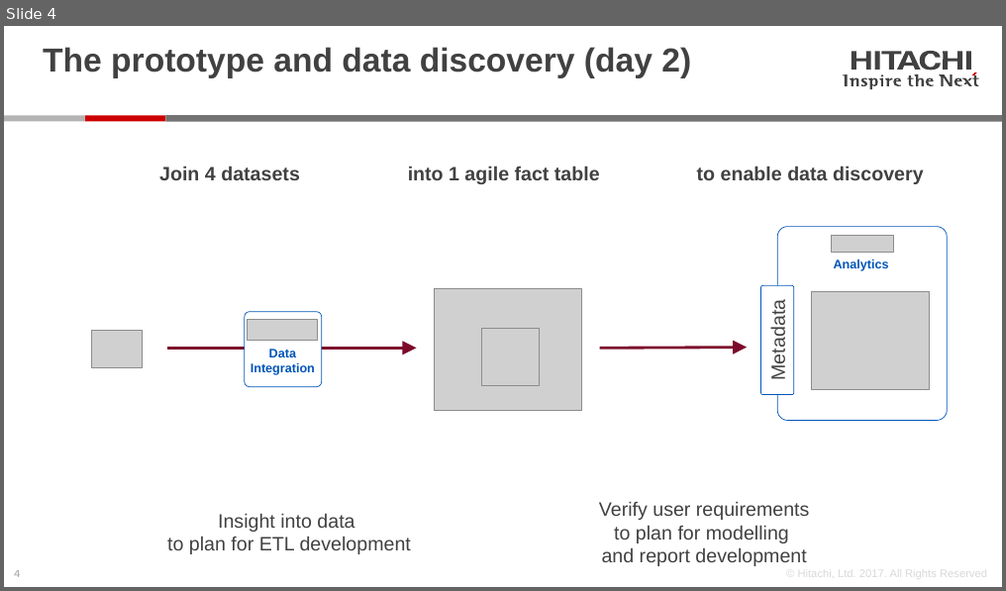
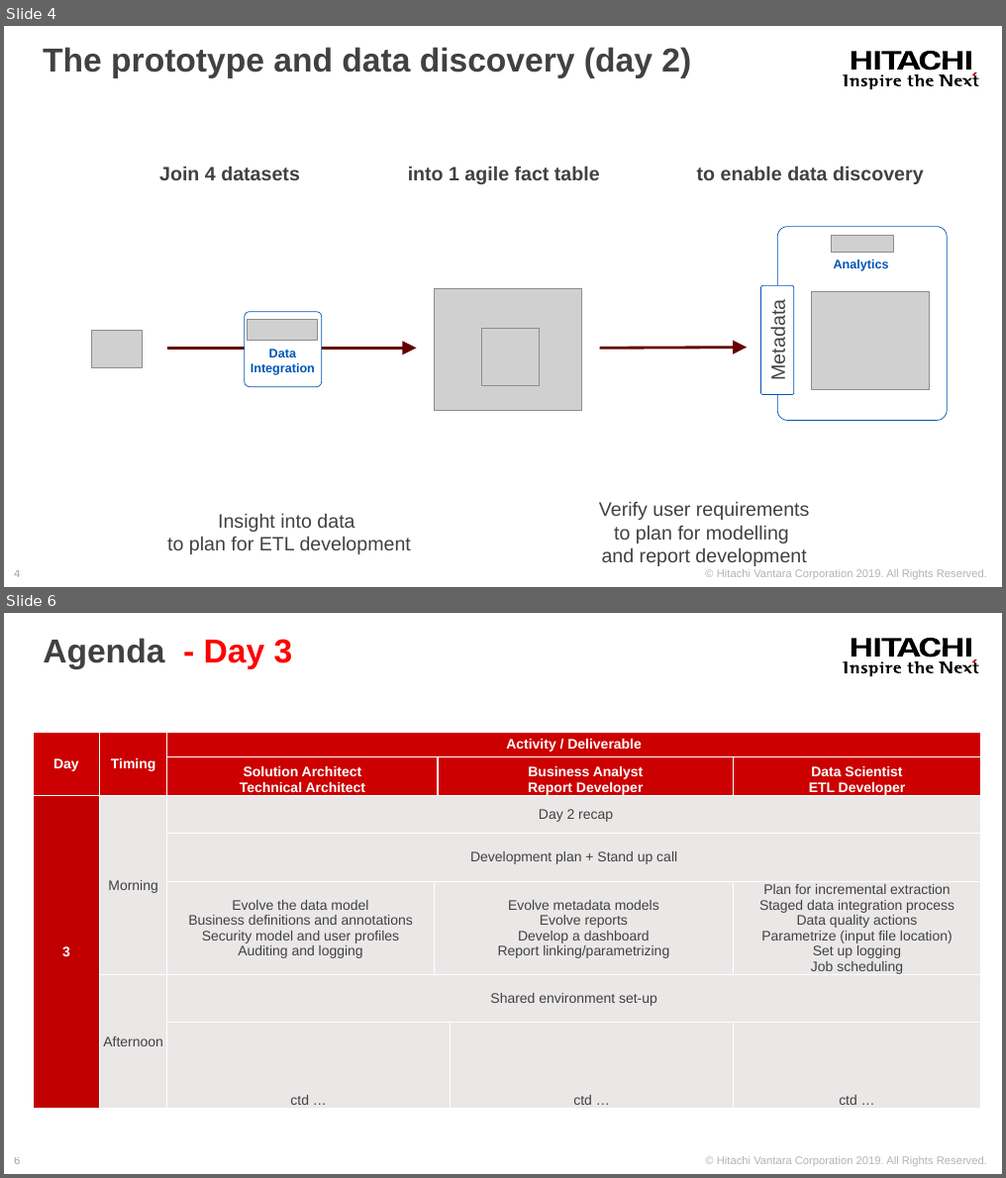
Before and after one commit to jporeilly/Partner-Workshop, a slide deck: Day3/Presentation/Hitachi Vantara - Pentaho Partner - Day 3.pptx. Shown one above the other, each under a label of ours: slide 4 before the commit, slides 4 and 6 after it; the slides between them are not shown. The pictures are 1006x591 and 1006x1178 pixels, drawn with LibreOffice and Linux fonts; fonts in the diff are those of the drawing; grey boxes stand for pictures. Boxes give left, top, right and bottom in pixels: in the first picture for what was removed or moved away, otherwise in the second. Text is boxed around its words. In the diff, an @@ line names an element or a change of style, - is before the commit and + after.

```diff
--- a/Day3/Presentation/Hitachi Vantara - Pentaho Partner - Day 3.pptx
+++ b/Day3/Presentation/Hitachi Vantara - Pentaho Partner - Day 3.pptx
@@ slide 6 added at (x1=4, y1=613, x2=1002, y2=1174), background #FFFFFF; not listed: 28 template elements that a slide beside it also shows @@
@@ title added at (x1=43, y1=638, x2=293, y2=669), 24 pt, text #414141, bold @@
+Agenda - Day 3
@@ table added at (x1=33, y1=732, x2=982, y2=1116), 7 rows, 7 columns @@
+Day | Timing | Activity / Deliverable |  |  |  | 
+ |  | Solution Architect / Technical Architect |  | Business Analyst / Report Developer |  | Data Scientist / ETL Developer
+3 | Morning | Day 2 recap |  |  |  | 
+ |  | Development plan + Stand up call |  |  |  | 
+ |  | Evolve the data model / Business definitions and annotations / Security model and user profiles / Auditing and logging | Evolve metadata models / Evolve reports / Develop a dashboard / Report linking/parametrizing |  |  | Plan for incremental extraction / Staged data integration process / Data quality actions / Parametrize (input file location) / Set up logging / Job scheduling
+ | Afternoon | Shared environment set-up |  |  |  | 
+ |  | ctd … |  |  | ctd … | ctd …
@@ slide 4 changed as well @@
@@ fill #414141 to #000000 in 22 elements at (x1=944, y1=51, x2=963, y2=69), (x1=881, y1=51, x2=901, y2=69), (x1=897, y1=51, x2=920, y2=69), (x1=966, y1=51, x2=971, y2=69), (x1=851, y1=51, x2=871, y2=69), (x1=875, y1=51, x2=880, y2=69), (x1=919, y1=51, x2=941, y2=70), (x1=843, y1=75, x2=847, y2=86), (x1=849, y1=77, x2=858, y2=85), (x1=861, y1=77, x2=867, y2=85), (x1=868, y1=77, x2=878, y2=90), (x1=879, y1=77, x2=883, y2=85), (x1=881, y1=75, x2=884, y2=76), (x1=885, y1=77, x2=892, y2=85), (x1=893, y1=77, x2=901, y2=85), (x1=914, y1=74, x2=923, y2=85), (x1=926, y1=77, x2=934, y2=85), (x1=907, y1=76, x2=913, y2=86), (x1=939, y1=75, x2=952, y2=86), (x1=954, y1=77, x2=962, y2=85), (x1=973, y1=76, x2=979, y2=86), (x1=962, y1=77, x2=972, y2=85) @@
@@ rectangle added at (x1=4, y1=113, x2=1002, y2=131), fill #FFFFFF @@
@@ rectangle removed at (x1=85, y1=116, x2=165, y2=122) @@
@@ arrow (167, 349) - (416, 349): stroke #7C0B2B 2 pt to #650000 2 pt @@
@@ arrow (600, 349) - (746, 348): stroke #7C0B2B 2 pt to #650000 2 pt @@
@@ text at (x1=717, y1=570, x2=987, y2=579): text changed; text colour #B3B3B3 at 50% opacity to #B3B3B3 @@
-© Hitachi, Ltd. 2017. All Rights Reserved
+© Hitachi Vantara Corporation 2019. All Rights Reserved.
```
Also in this commit, not shown: 8 other slides changed, 3 other slides added, 2 other files.
